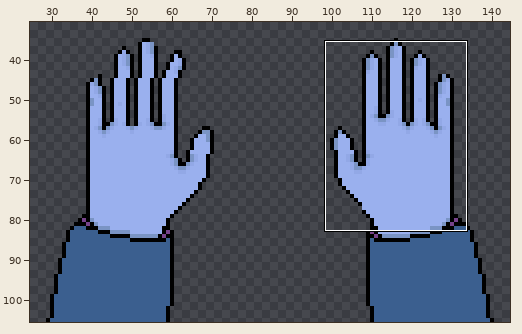
Two versions of one pixel-art file, Assets/CustomPixelArt/Experiments/mage_hands.aseprite. The picture above shows the old version from afar; the outline marks the close-up.
Close-up. Before the commit:
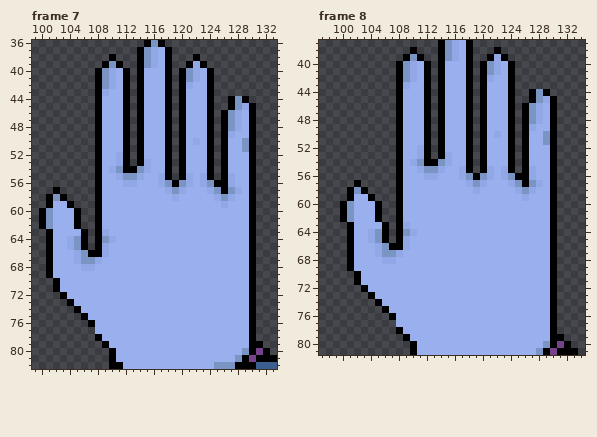
208x106 pixels, 18 frames. Shown: frame 7: x 99..133, y 36..82; frame 8: x 97..134, y 37..81. The wide view leaves out empty margins. The commit also changed other frames or places, which this record leaves out.
After the commit:
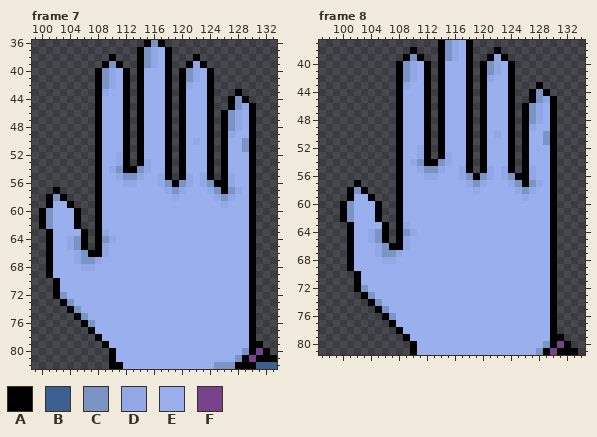
Palette (. is transparent): A #000000  B #3b5f8f  C #7a94c4  D #92a8e6  E #9ab0ee  F #76428a
Commit message: Added work on boss hand sprites
Edits made:
Frame 7, layer "Right":
y 43: x 128 . -> A
y 72: x 102..103 .A -> AC
y 73: x 103..104 .A -> AC
y 74: x 104..105 .A -> AC
y 75: x 105..106 .A -> AC
y 76: x 106..107 .A -> AC
y 77: x 107 . -> A
Frame 8, layer "Right": the same change as frame 7
Changed places in both close-ups, as pixel boxes (x1, y1, x2, y2):
added: (235, 89, 242, 96)
changed: (53, 292, 95, 334)
added: (536, 82, 543, 89)
changed: (354, 285, 396, 327)
